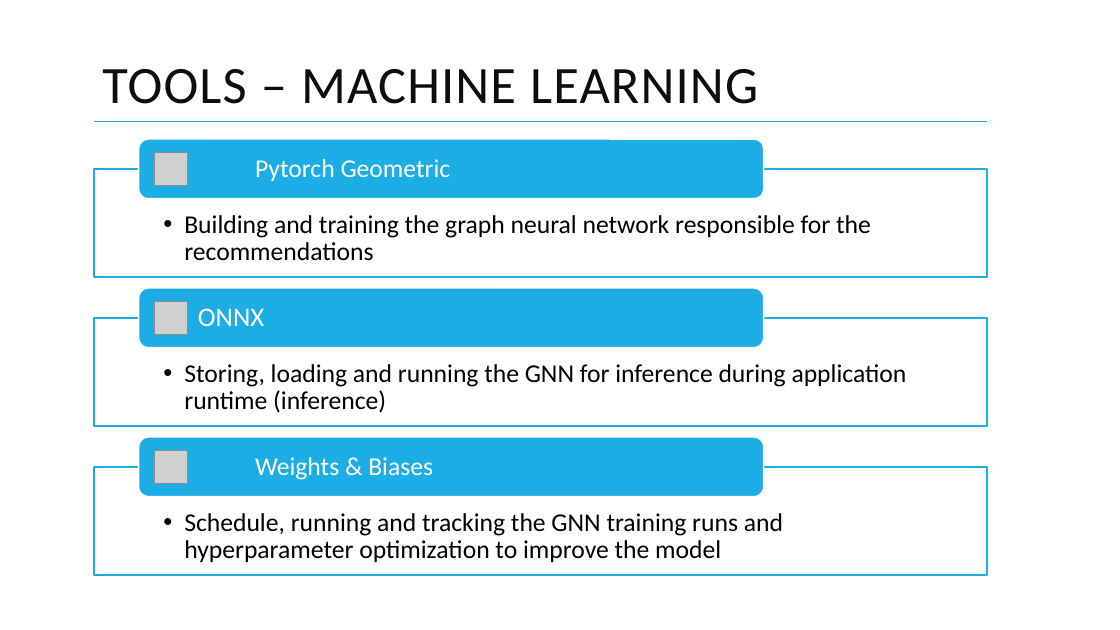
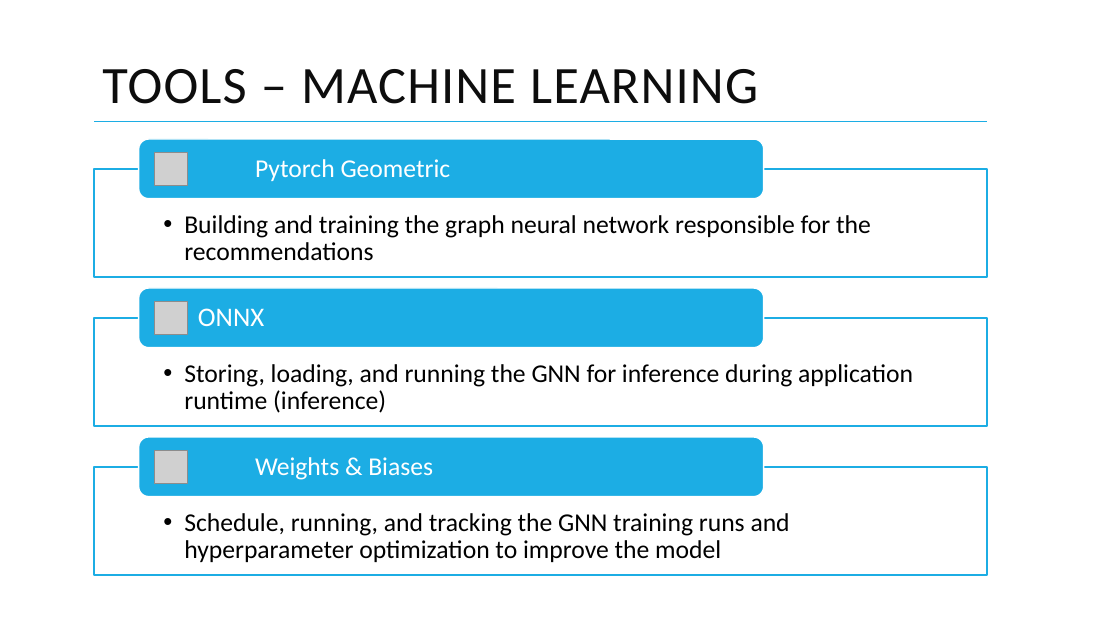
Before and after one commit to HemaNaidu91/tsm_mach_le_data, a slide deck: slide 6 of project_documents/pitch_deck_cinematch.pptx (slide 5 before the commit). Drawn at 1120x630 pixels with LibreOffice and Linux fonts; fonts in the diff are those of the drawing; grey boxes stand for pictures; background and template pictures are left out. Boxes give left, top, right and bottom in pixels: in the first picture for what was removed or moved away, otherwise in the second. Text is boxed around its words. In the diff, an @@ line names an element or a change of style, - is before the commit and + after.

```diff
--- a/project_documents/pitch_deck_cinematch.pptx
+++ b/project_documents/pitch_deck_cinematch.pptx
@@ text at <box>184,364,913,413</box>: text changed @@
-  • Storing, loading and running the GNN for inference during application runtime (inference)
+  • Storing, loading, and running the GNN for inference during application runtime (inference)
@@ text at <box>184,513,790,562</box>: text changed @@
-  • Schedule, running and tracking the GNN training runs and hyperparameter optimization to improve the model
+  • Schedule, running, and tracking the GNN training runs and hyperparameter optimization to improve the model
```
Also in this commit, not shown: 1 slide added, 5 other files.
